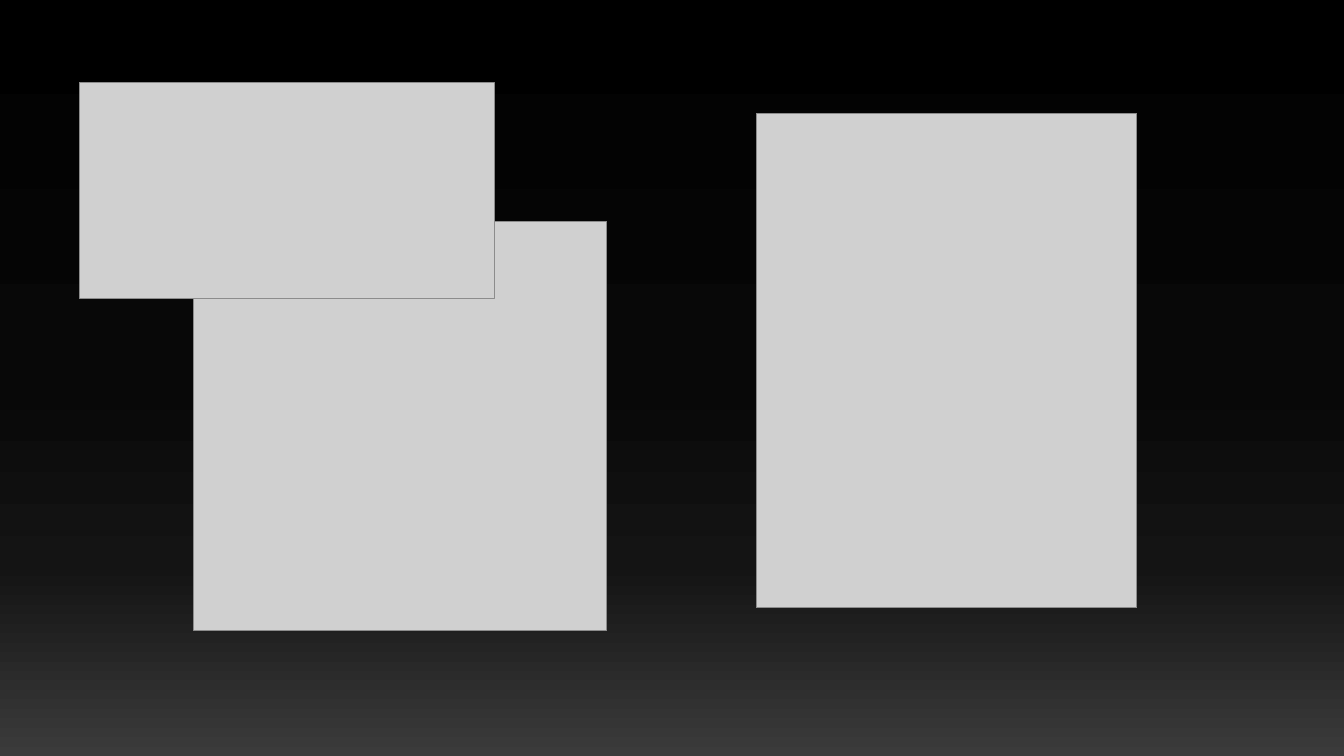
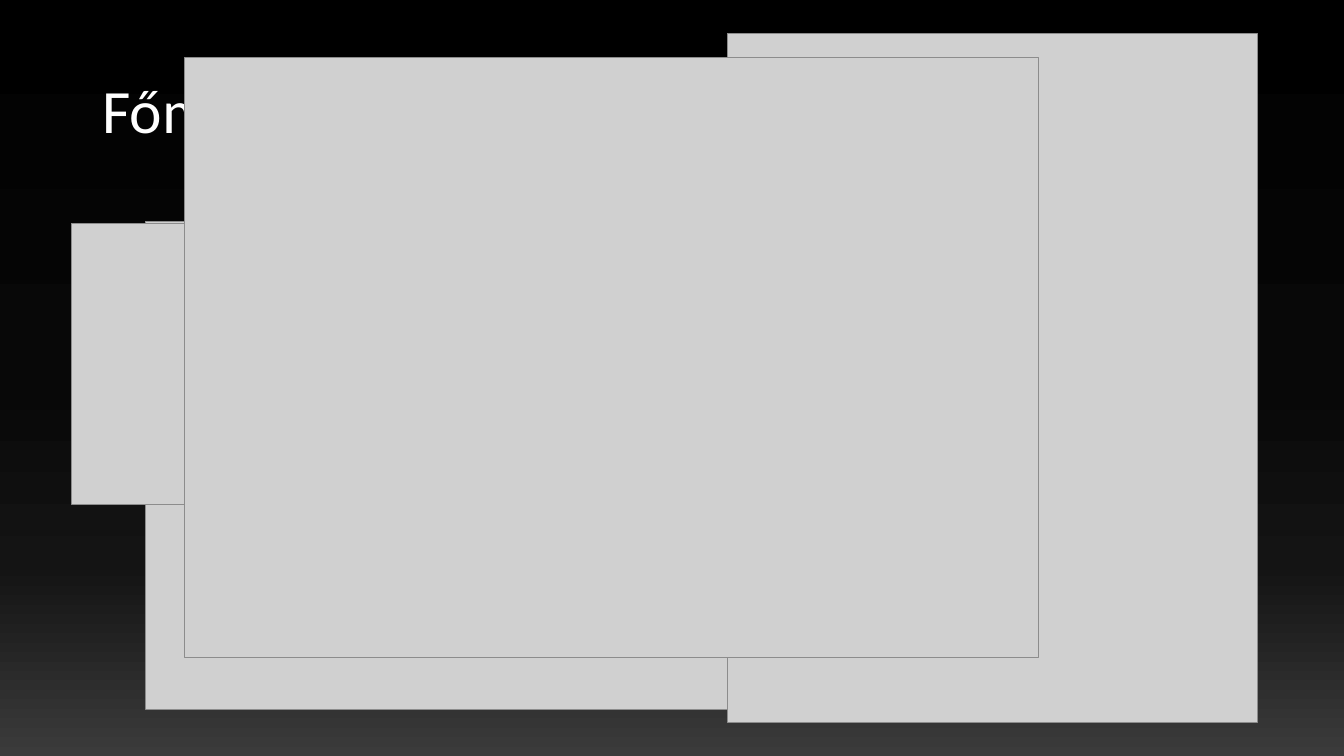
Before and after one commit to szollingerrajmund/SpaceHunter, a slide deck: slide 5 of PPT/Space Hunter.pptx. Drawn at 1344x756 pixels with LibreOffice and Linux fonts; fonts in the diff are those of the drawing; grey boxes stand for pictures. Boxes give left, top, right and bottom in pixels: in the first picture for what was removed or moved away, otherwise in the second. Text is boxed around its words. In the diff, an @@ line names an element or a change of style, - is before the commit and + after.

```diff
--- a/PPT/Space Hunter.pptx
+++ b/PPT/Space Hunter.pptx
@@ picture added at [185, 57, 1038, 657] @@
@@ picture: place and size @@
-picture at [756, 113, 1136, 608]
+picture at [728, 33, 1258, 723]
@@ picture: place and size @@
-picture at [194, 222, 607, 631]
+picture at [72, 224, 678, 505]
@@ picture: place and size @@
-picture at [80, 82, 495, 298]
+picture at [146, 222, 1150, 710]
```
Also in this commit, not shown: 3 other slides changed, 4 slides added, 3 slides removed, 6 other files.
